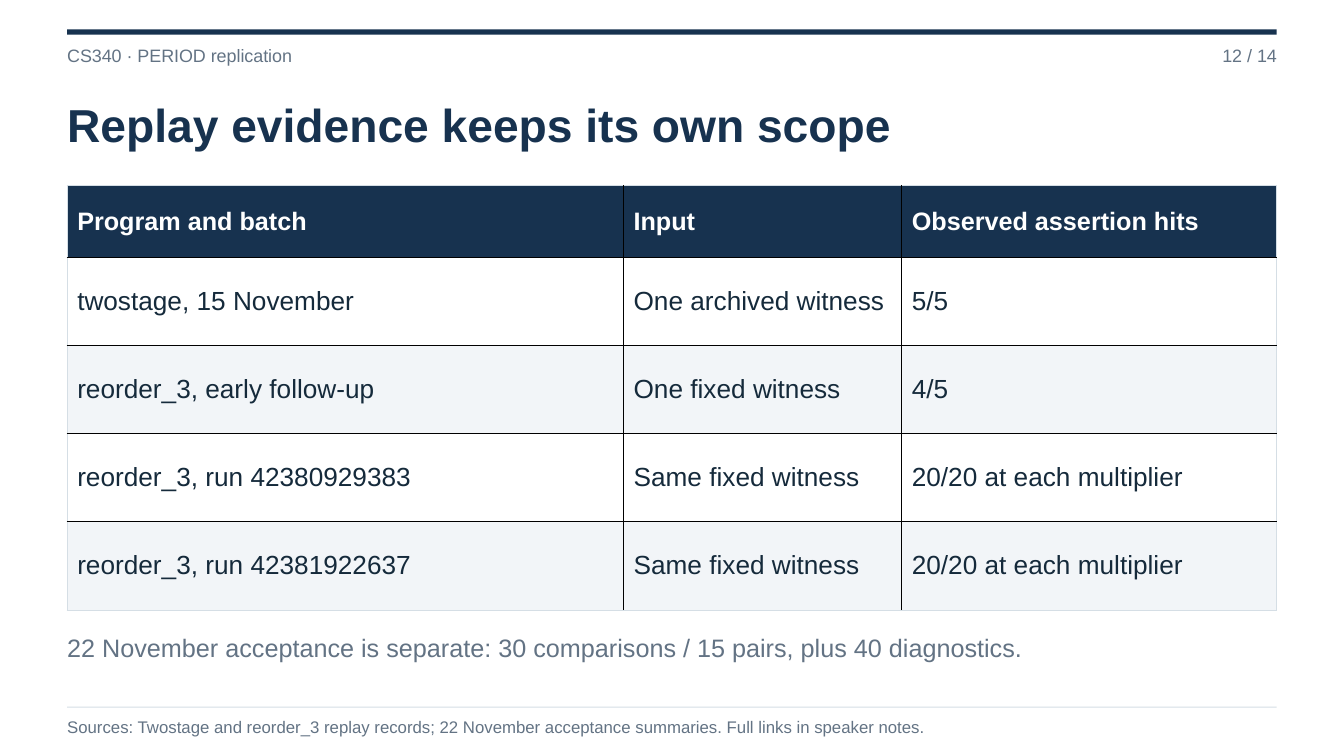
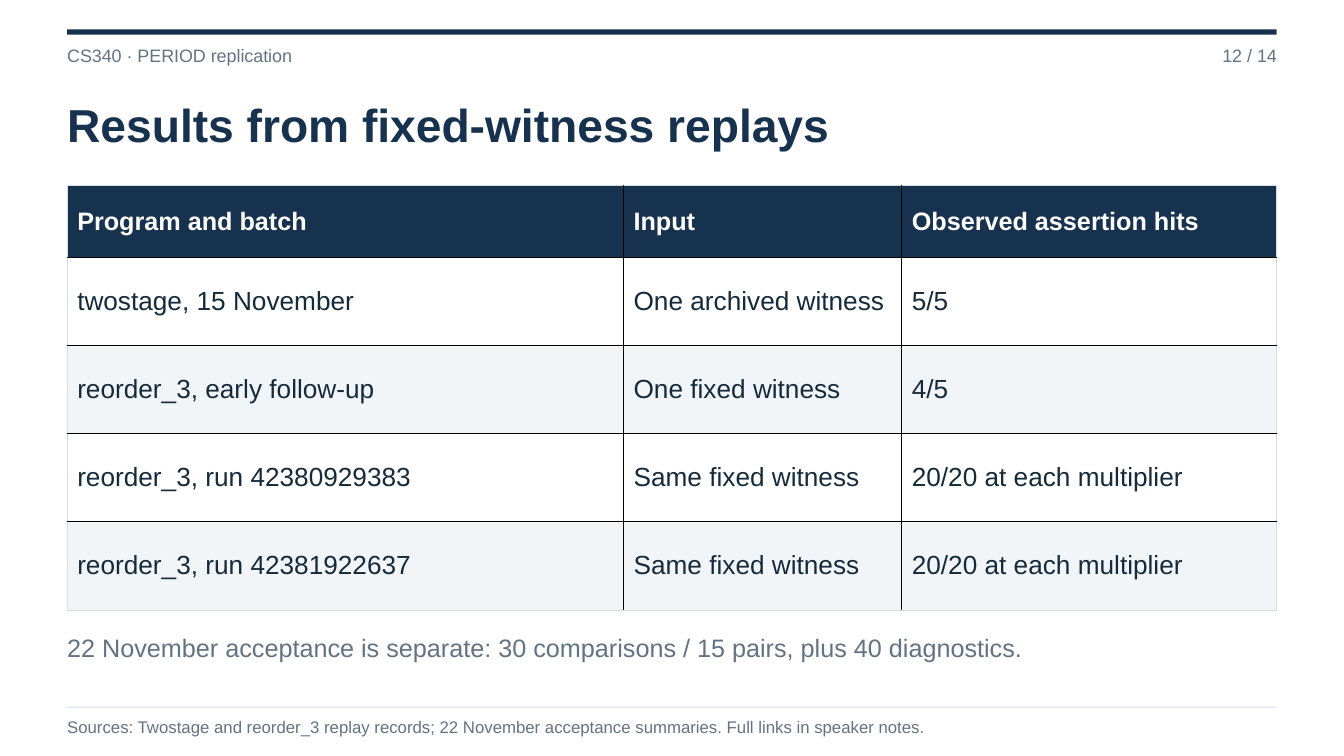
Before and after one commit to Sasuke-666/CS340-Research-Paper-Replication, a slide deck: slide 12 of submission/CS340_PERIOD_Final_Presentation_20261124.pptx. Drawn at 1344x756 pixels with LibreOffice and Linux fonts; fonts in the diff are those of the drawing. Boxes give left, top, right and bottom in pixels: in the first picture for what was removed or moved away, otherwise in the second. Text is boxed around its words. In the diff, an @@ line names an element or a change of style, - is before the commit and + after.

```diff
--- a/submission/CS340_PERIOD_Final_Presentation_20261124.pptx
+++ b/submission/CS340_PERIOD_Final_Presentation_20261124.pptx
@@ text at [67, 108, 829, 152]: text changed @@
-Replay evidence keeps its own scope
+Results from fixed-witness replays
```
Also in this commit, not shown: 7 other slides changed, 7 other files.
